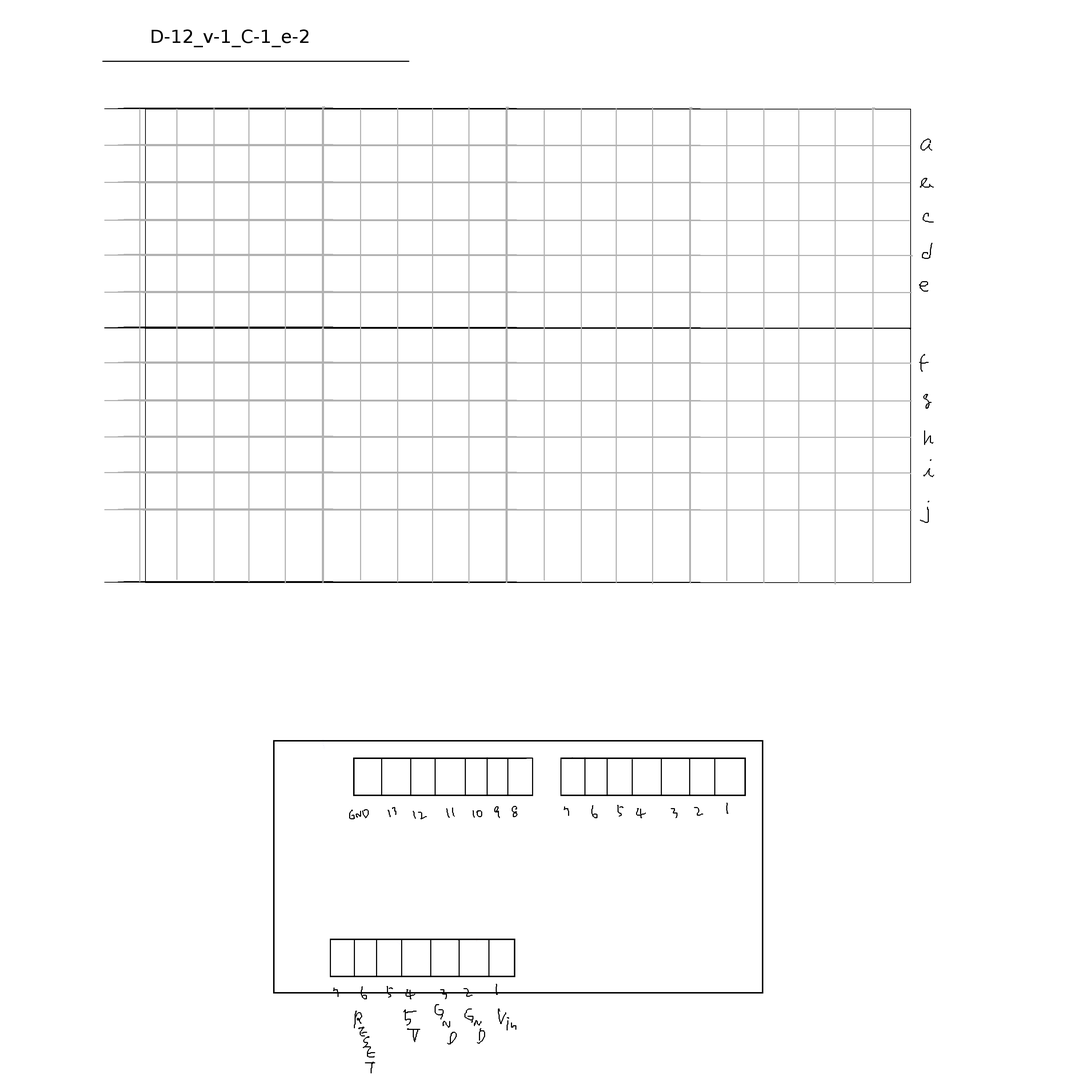
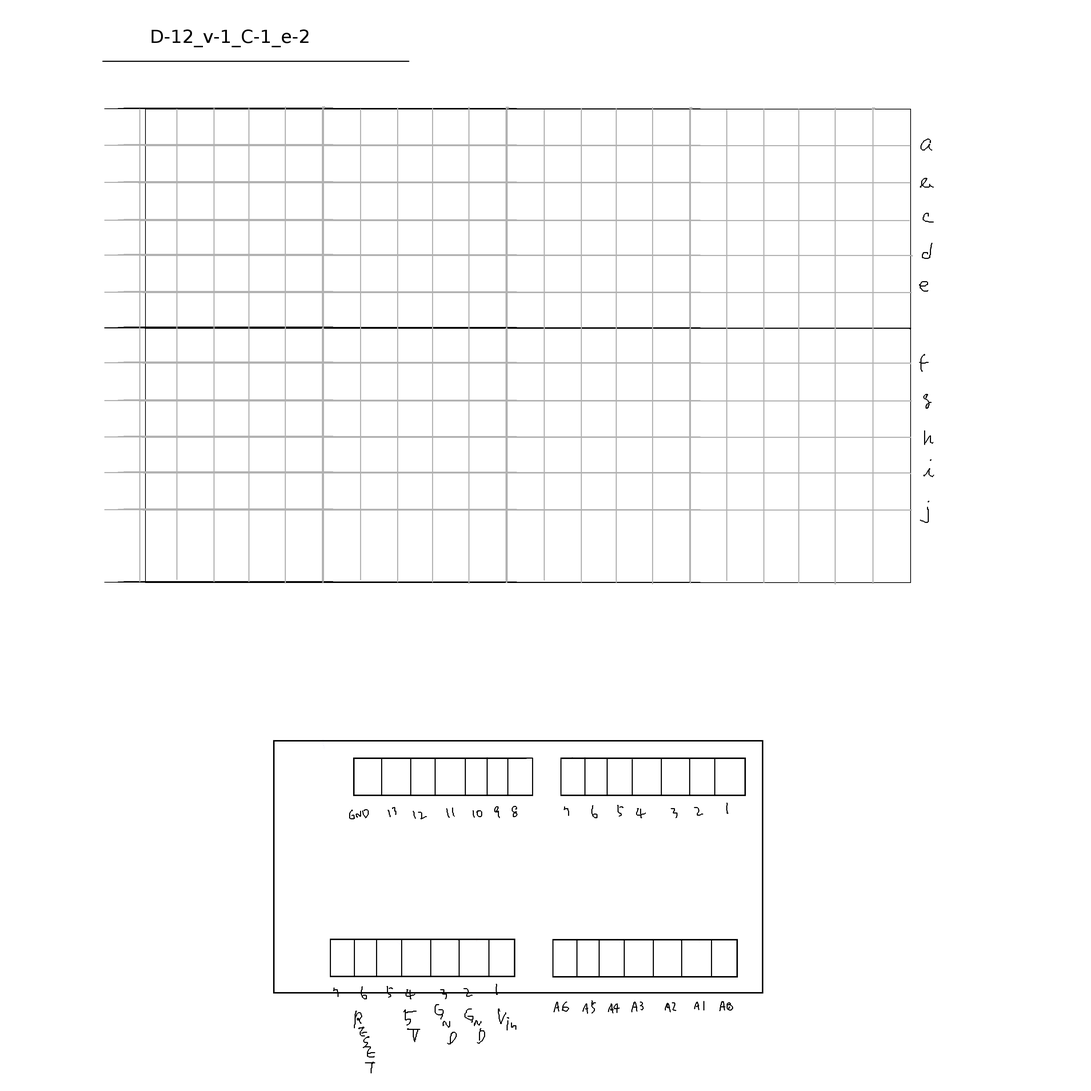
Layers edited between the first and the second 1091x1091 image:
painted on "L2_arduino" over left=552, top=938, right=739, bottom=1015
